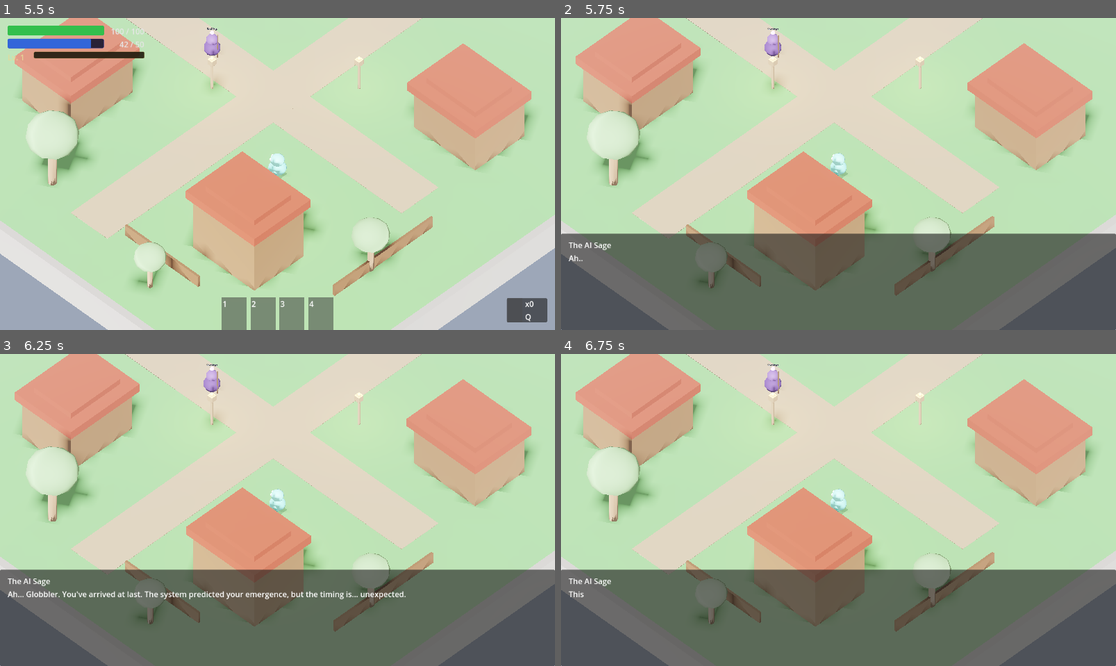
Above: before the commit, frames 1-4 (two rows, left to right).
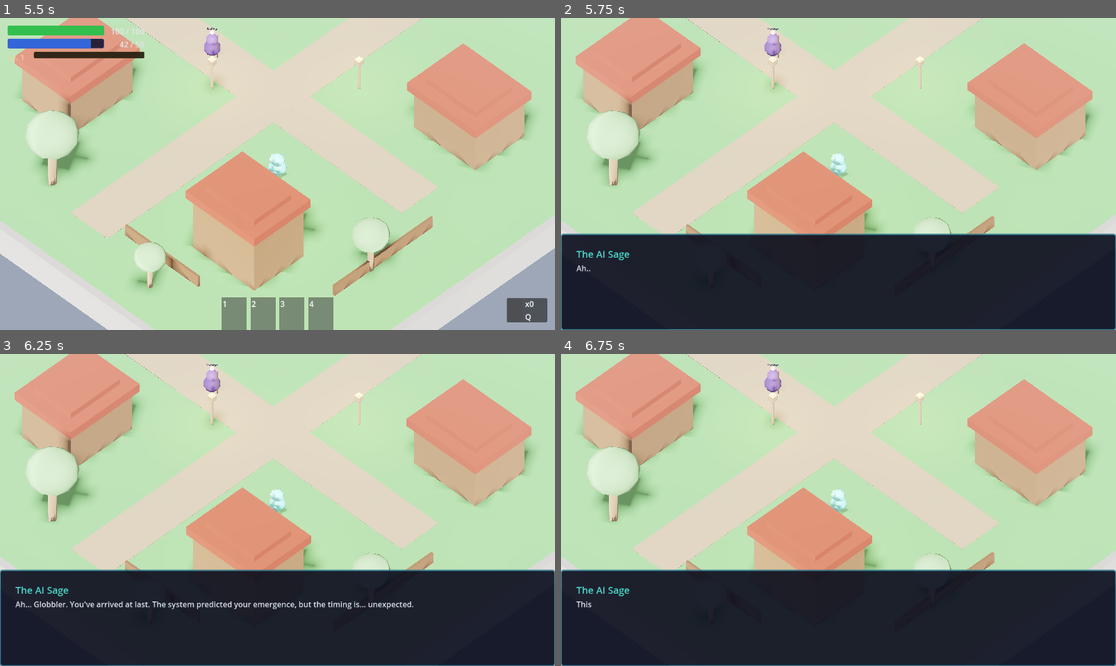
Above: after the commit, the same moments.

Repository: hwashburn1011/enth-iteration
Game: Godot game, scene res://scenes/main/MainMenu.tscn
Same seed, same stepped clock (60 frames per second), same inputs: the game is played once before the commit and once after it.
Inputs (mouse positions are in pixels of both pictures, inside the frame that each line leads up to):
- Up to frame 1 (5.5 s): click "New Game" at 0.5 s; tap Enter at 1.25 s; move the mouse to (399, 158) at 1.27 s; hold D (move_right) 1.28-2.03 s; tap 1 (ability_1) at 1.35 s; click (399, 158) at 1.42 s; move the mouse to (166, 189) at 2.02 s; hold S (move_back) 2.03-2.78 s; tap 2 (ability_2) at 2.1 s; move the mouse to (333, 105) at 2.77 s; hold D (move_right) 2.78-3.53 s; tap 3 (ability_3) at 2.85 s; move the mouse to (249, 236) at 3.52 s; hold W (move_forward) 3.53-4.28 s; tap 4 (ability_4) at 3.6 s; click (249, 236) at 3.67 s; move the mouse to (444, 220) at 4.27 s; press the mouse at (444, 220) at 4.28 s; hold A (move_left) from 4.28 s (still down); move the mouse to (111, 127) at 5.02 s; release the mouse at (111, 127) at 5.03 s; right-click (111, 127) at 5.1 s
- Up to frame 2 (5.75 s): keep holding A (move_left)
- Up to frame 3 (6.25 s): move the mouse to (305, 510) at 5.77 s; release A (move_left) at 5.78 s; hold S (move_back) from 5.78 s (still down); hold Space (dash) from 5.78 s (still down); click (305, 510) at 5.92 s
- Up to frame 4 (6.75 s): move the mouse to (755, 432) at 6.52 s; release S (move_back) at 6.53 s; release Space (dash) at 6.53 s; hold D (move_right) from 6.53 s (still down); tap E (interact) at 6.6 s

Frame 1 is identical in both runs. In frame 2, 31% of the frame differs, in the area x 0-100%, y 69-100%; in frame 3, 31%; in frame 4, 31%.

Commit message:
visual: dialogue theme, loot chest, portal archway models
Dialogue panel: sci-fi styled with dark semi-transparent background,
cyan border, accent-colored speaker name, light text color.

New Blender models:
- loot_chest.glb: Metal chest with lid, cyan glowing clasp, side bands
- portal_archway.glb: Stone pillars with blue glowing rune marks,
  connecting arch top, semi-transparent portal energy glow center

Co-Authored-By: Claude Opus 4.6 (1M context) <noreply@anthropic.com>

Diff:
--- a/scripts/ui/dialogue_panel.gd
+++ b/scripts/ui/dialogue_panel.gd
@@ -29,6 +29,26 @@
 	process_mode = Node.PROCESS_MODE_ALWAYS
 	layer = 80
 	_panel.visible = false
+	_apply_dialogue_theme()
+
+
+func _apply_dialogue_theme() -> void:
+	# Sci-fi styled panel
+	var panel_style: StyleBoxFlat = StyleBoxFlat.new()
+	panel_style.bg_color = Color(0.05, 0.06, 0.12, 0.92)
+	panel_style.border_color = Color(0.15, 0.45, 0.55, 0.8)
+	panel_style.set_border_width_all(2)
+	panel_style.border_width_top = 3
+	panel_style.set_corner_radius_all(4)
+	panel_style.set_content_margin_all(16)
+	_panel.add_theme_stylebox_override(&"panel", panel_style)
+
+	# Name label — accent color
+	_name_label.add_theme_color_override(&"font_color", Color(0.3, 0.85, 0.8))
+	_name_label.add_theme_font_size_override(&"font_size", 20)
+
+	# Dialogue text — light color
+	_dialogue_label.add_theme_color_override(&"default_color", Color(0.85, 0.87, 0.92))
 
 
 func _process(delta: float) -> void:
Not shown, added: assets/models/props/data_terminal.glb.import
Binary file added: assets/models/props/loot_chest.glb
Binary file added: assets/models/props/portal_archway.glb
Not shown, added: assets/models/props/server_rack.glb.import
